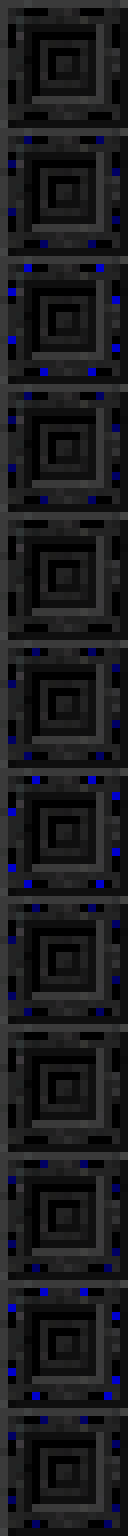
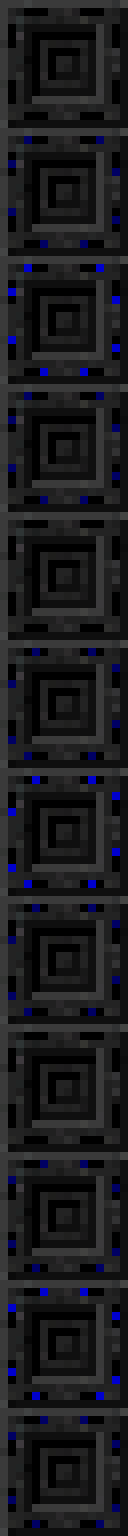
Layers edited between the first and the second 128 × 1536 image:
painted on "Background" over [80, 112, 112, 1528]
